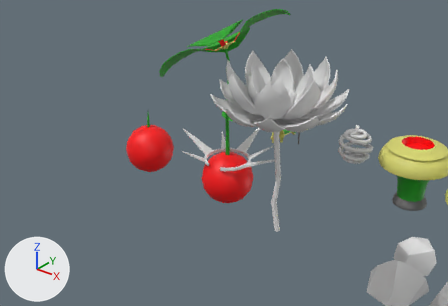
Renders of the FBX model Assets/World/objects.fbx from each side of a commit.
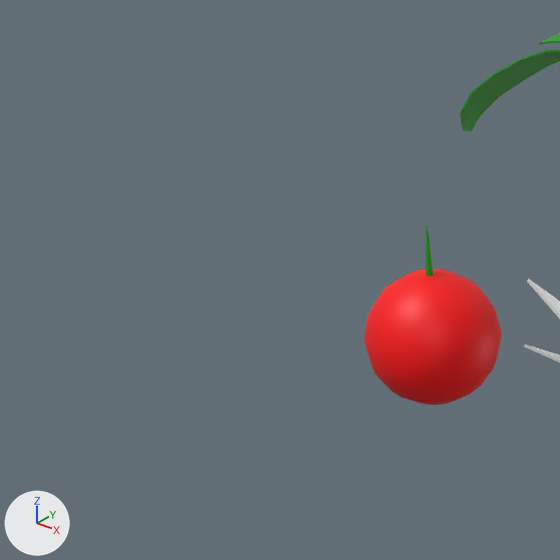
Old and new are each drawn from a 50 mm lens placed at (-4.05, -22.77, 17.25), pointed at (-20.81, -1.82, 4.26) and again close up on the part from 0% to 43% of the width and 10% to 74% of the height. Lighting does not change. The marker at lower left points along +X, +Y and +Z. The last two pictures show the newer version. Where no turn or scale is listed for an object, it has been applied to the vertices.

Objects in the first close-up: 'Burstbloom_flower', 'Burstbloom_shoot' and 2 more.
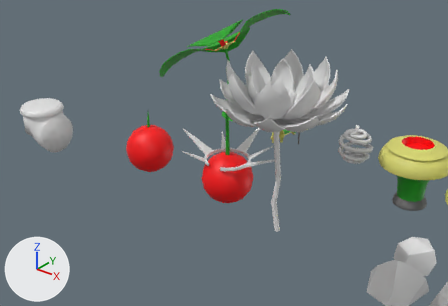
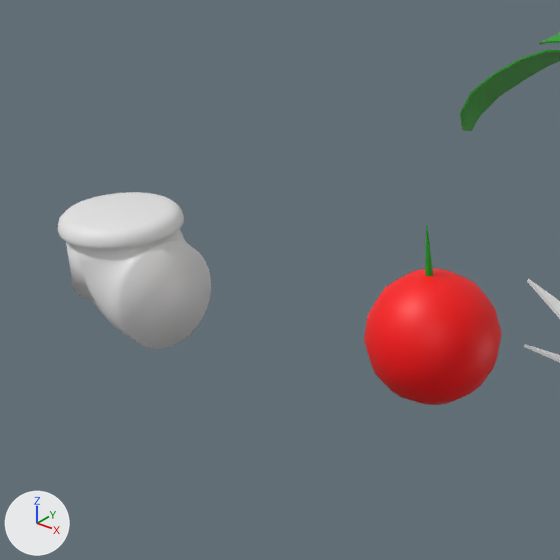
What differs and where, as boxes [x1, y1, x2, y2] in the close-ups (560 x 560 px):
'Shroom_bot_2', added: after [76, 228, 211, 349]
'Shroom_top_1', added: after [58, 192, 184, 249]
'Shroom_bot_1', added: after [66, 242, 95, 301]

The change in detail:
Mesh me_cylinder_017_1 is new.
It is a 32-sided cylinder along z spanning x -0.9..0.9, y -0.9..0.9, z -1.01..0.0.
Mesh me_cylinder_018_1 is new.
It has 160 vertices, 130 faces and spans x -0.89..1.01, y -0.9..0.9, z -1.96..-0.06.
Mesh me_cylinder_014 is new.
It has 224 vertices, 194 faces and spans x -1.0..1.0, y -1.0..1.0, z -0.14..0.14.
Object 'Shroom_bot_1' (ob_shroom_bot_1) is new; it shows me_cylinder_017_1.
Its location is (-27.89, -6.75, 6.29).
Object 'Shroom_bot_2' (ob_shroom_bot_2) is new; it shows me_cylinder_018_1.
Its location is (-27.9, -6.75, 6.34).
Object 'Shroom_top_1' (ob_shroom_top_1) is new; it shows me_cylinder_014.
Its location is (-27.89, -6.75, 6.39).
